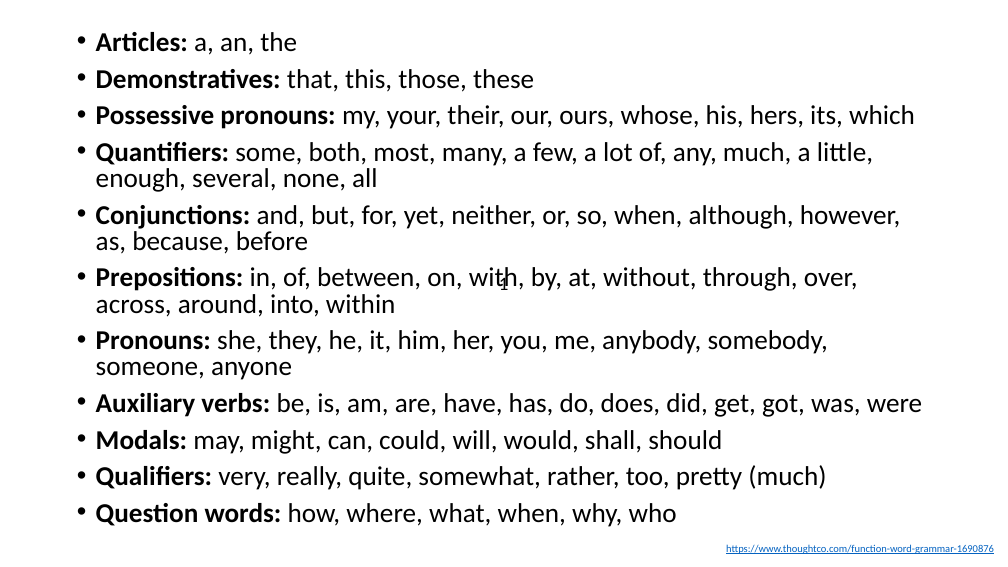
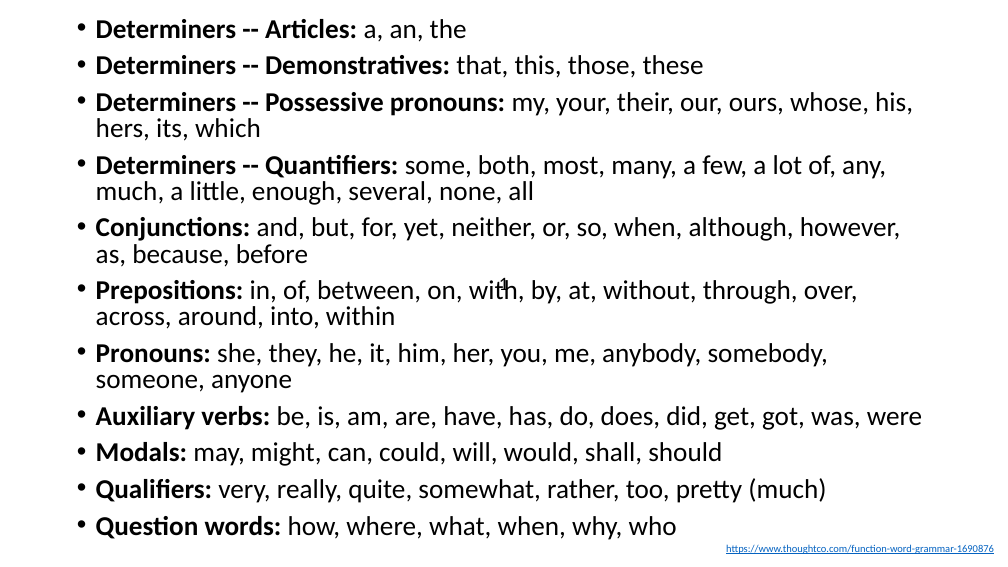
Before and after one commit to matthewjdenny/PPOL_628_Text_As_Data, a slide deck: slide 10 of Lectures/Class_3.pptx. Drawn at 1008x567 pixels with LibreOffice and Linux fonts; fonts in the diff are those of the drawing. Boxes give left, top, right and bottom in pixels: in the first picture for what was removed or moved away, otherwise in the second. Text is boxed around its words. In the diff, an @@ line names an element or a change of style, - is before the commit and + after.

Commit message:
updates to lecture 3 slides

```diff
--- a/Lectures/Class_3.pptx
+++ b/Lectures/Class_3.pptx
@@ text "Determiners -- Articles: a, an, ..." moved from (x1=96, y1=32, x2=922, y2=527) to (x1=96, y1=19, x2=922, y2=540) @@
@@ text at (x1=96, y1=19, x2=913, y2=205): text changed @@
-• Articles: a, an, the
-• Demonstratives: that, this, those, these
-• Possessive pronouns: my, your, their, our, ours, whose, his, hers, its, which
-• Quantifiers: some, both, most, many, a few, a lot of, any, much, a little, enough, several, none, all
+• Determiners -- Articles: a, an, the
+• Determiners -- Demonstratives: that, this, those, these
+• Determiners -- Possessive pronouns: my, your, their, our, ours, whose, his, hers, its, which
+• Determiners -- Quantifiers: some, both, most, many, a few, a lot of, any, much, a little, enough, several, none, all
```
Also in this commit, not shown: 4 other slides changed, 1 slide added, 1 other file.
